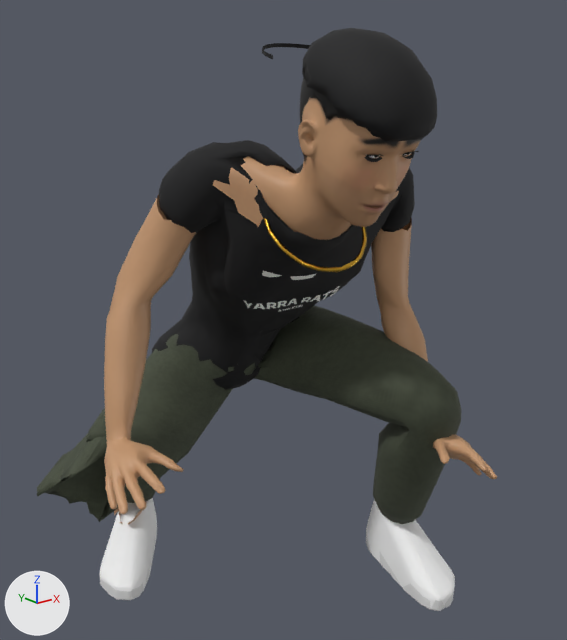
The glTF model characters/exports/street_kai.glb as it was, and as the next commit left it.
Rendered twice from a 50 mm lens placed at (-0.92, -1.186, 1.063), pointed at (-0.037, -0.083, 0.622). The lights are fixed; the arrows at lower left show +X, +Y and +Z. The picture after the commit comes second. Both versions are drawn at frame 0 of the action 'jump'; the numbers are the values there. Vertices at exactly the same position are counted once.

In view in the first picture: 'cap.001', 'cargo_pants.001', 'chain.001', 'sneaker_l.001', 'sneaker_r.001', 'street_kai_body_dressed', 'tee.001', 'tee_print.001' and 4 more.
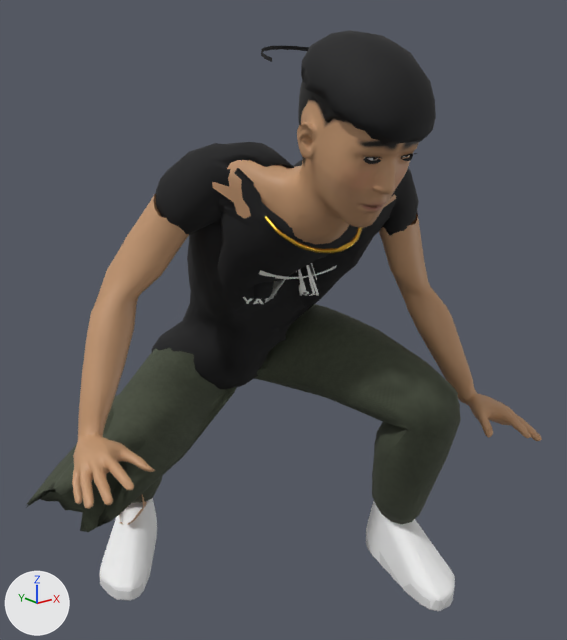
Location of each change, [x1, y1, x2, y2] in pixels of the pictures (567 x 640 px; the box of a moved part takes in the faces that stretch with it):
'street_kai_body_dressed', reshaped (20% wider)
    before: [104, 97, 497, 524]
    after: [72, 99, 542, 525]
'cargo_pants.001', reshaped
    before: [37, 306, 462, 524]
    after: [26, 304, 461, 532]
'tee.001', reshaped
    before: [152, 140, 415, 390]
    after: [152, 142, 419, 389]
'tee_print.001', reshaped
    before: [244, 270, 340, 312]
    after: [243, 263, 337, 304]
part 2 of me_torus_001, moved or reshaped
    before: [263, 218, 367, 272]
    after: [265, 217, 363, 253]
part 3 of me_street_kai_body_015, moved or reshaped
    before: [104, 195, 196, 514]
    after: [72, 193, 189, 509]
part 4 of me_street_kai_body_015, moved or reshaped
    before: [371, 217, 497, 479]
    after: [379, 212, 542, 441]
part 5 of me_street_kai_body_015, moved or reshaped
    before: [213, 97, 421, 240]
    after: [212, 99, 419, 244]

Diff of the bpy script that builds the scene:
```diff
--- a/characters/exports/street_kai.glb.py
+++ b/characters/exports/street_kai.glb.py
@@ me_street_kai_body_012 @@
-me_street_kai_body_012.from_pydata(...)  # 998 vertices, 2000 faces; spans x -0.481..0.26, y -0.349..0.316, z 0.14..0.605
+me_street_kai_body_012.from_pydata(...)  # 998 vertices, 2000 faces; spans x -0.504..0.26, y -0.349..0.322, z 0.14..0.609
+# me_street_kai_body_012 part 1: 966 of 998 vertices moved; they spanned x -0.481..0.26, y -0.349..0.316, z 0.14..0.605 and now span x -0.504..0.26, y -0.349..0.322, z 0.14..0.609; mean shift (0.001, 0.001, 0.0); largest move (-0.181, 0.173, 0.311) -> (-0.132, 0.203, 0.332)
 me_street_kai_body_012.materials.append(mat_cloth_cargo_pants_4b5240)
@@ me_torus_001 @@
-me_torus_001.from_pydata(...)  # 100 vertices, 200 faces; spans x -0.17..0.007, y -0.298..-0.142, z 0.765..0.901
+me_torus_001.from_pydata(...)  # 100 vertices, 200 faces; spans x -0.166..0.011, y -0.285..-0.12, z 0.793..0.913
+# me_torus_001 part 2: the whole mesh is multiplied about its middle by the matrix ((0.994, -0.001, 0.022), (-0.001, 0.99, 0.09), (-0.022, -0.09, 0.99)), then moved by (0.004, 0.017, 0.02)
 me_torus_001.materials.append(mat_gold)
@@ me_street_kai_body_015 @@
-me_street_kai_body_015.from_pydata(...)  # 2992 vertices, 5816 faces; spans x -0.453..0.252, y -0.444..0.282, z 0.098..1.109
+me_street_kai_body_015.from_pydata(...)  # 2992 vertices, 5816 faces; spans x -0.507..0.342, y -0.441..0.282, z 0.097..1.105
+# me_street_kai_body_015 part 3: the loose piece of 720 vertices spanning x -0.453..-0.204, y -0.239..0.038, z 0.412..0.884 is turned 6.7 degrees about the y axis through its middle, then moved by (-0.028, 0.004, 0.013)
+# me_street_kai_body_015 part 4: the loose piece of 720 vertices spanning x 0.082..0.204, y -0.44..-0.135, z 0.343..0.844 is turned -15.7 degrees about the y axis through its middle, then moved by (0.077, 0.004, 0.018)
+# me_street_kai_body_015 part 5: 1464 of 2992 vertices moved; they spanned x -0.232..0.107, y -0.444..-0.108, z 0.786..1.109 and now span x -0.231..0.105, y -0.441..-0.103, z 0.785..1.105; mean shift (0.001, 0.004, -0.002); largest move (-0.072, -0.185, 0.901) -> (-0.068, -0.165, 0.915)
 me_street_kai_body_015.materials.append(mat_skin_street_kai_body)
@@ me_street_kai_body_011 @@
-me_street_kai_body_011.from_pydata(...)  # 1096 vertices, 2200 faces; spans x -0.276..0.17, y -0.256..0.223, z 0.441..0.962
+me_street_kai_body_011.from_pydata(...)  # 1096 vertices, 2200 faces; spans x -0.281..0.185, y -0.252..0.225, z 0.439..0.961
+# me_street_kai_body_011 part 6: 1080 of 1096 vertices moved; they spanned x -0.276..0.17, y -0.256..0.223, z 0.441..0.962 and now span x -0.281..0.185, y -0.252..0.225, z 0.439..0.961; mean shift (0.002, 0.003, 0.003); largest move (-0.087, -0.118, 0.665) -> (-0.086, -0.128, 0.773)
 me_street_kai_body_011.materials.append(mat_cloth_tee_141416)
@@ me_grid_001 @@
-me_grid_001.from_pydata(...)  # 121 vertices, 200 faces; spans x -0.176..0.046, y -0.225..-0.085, z 0.645..0.803
+me_grid_001.from_pydata(...)  # 121 vertices, 200 faces; spans x -0.178..0.032, y -0.248..-0.085, z 0.657..0.866
+# me_grid_001 part 7: 121 of 121 vertices moved; they spanned x -0.176..0.046, y -0.225..-0.085, z 0.645..0.803 and now span x -0.178..0.032, y -0.248..-0.085, z 0.657..0.866; mean shift (-0.006, 0.009, 0.042)
 me_grid_001.materials.append(mat_print_yarra_rats)
```
